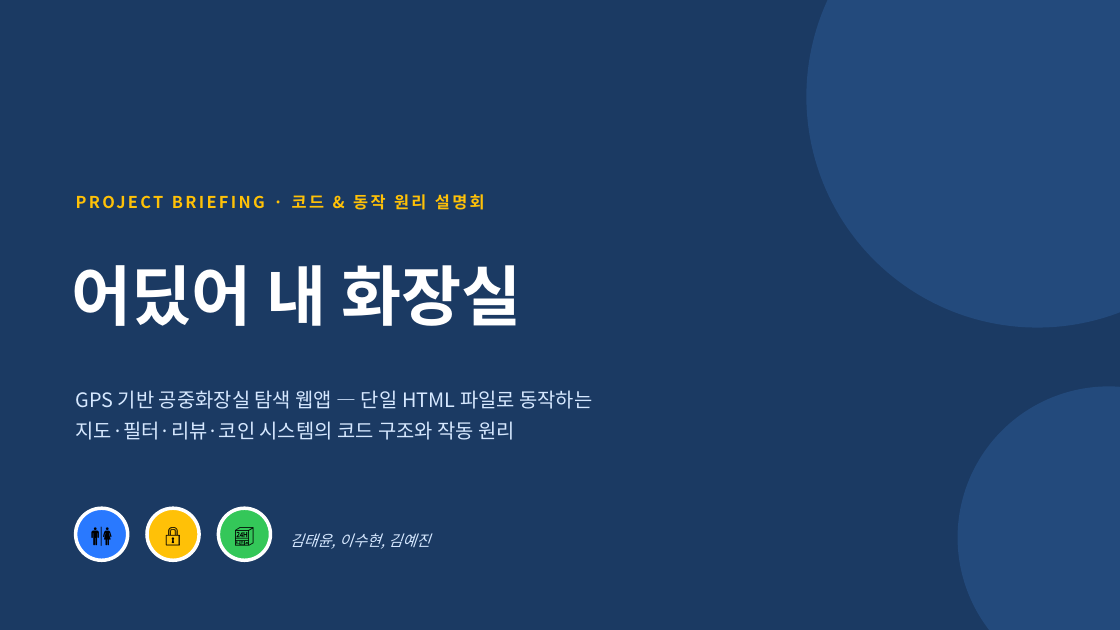
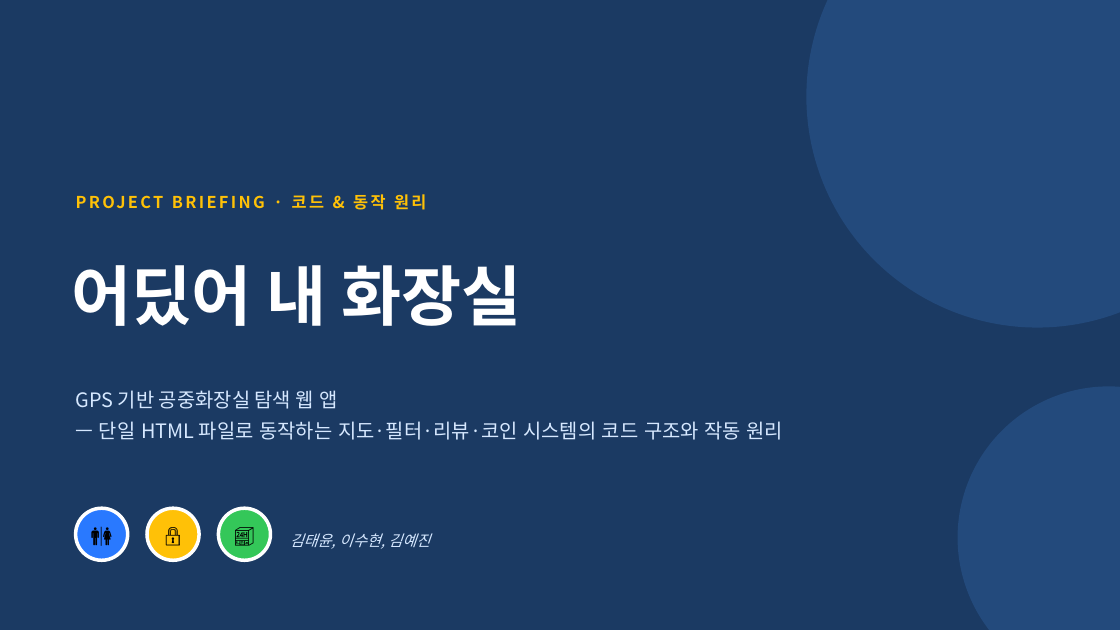
Before and after one commit to yejin2003/my-toilet-app, a slide deck: slide 1 of 어딨어_내_화장실_발표자료_최종.pptx. Drawn at 1120x630 pixels with LibreOffice and Linux fonts; fonts in the diff are those of the drawing. Boxes give left, top, right and bottom in pixels: in the first picture for what was removed or moved away, otherwise in the second. Text is boxed around its words. In the diff, an @@ line names an element or a change of style, - is before the commit and + after.

```diff
--- a/어딨어_내_화장실_발표자료_최종.pptx
+++ b/어딨어_내_화장실_발표자료_최종.pptx
@@ text at box(292, 194, 426, 210): text changed @@
-PROJECT BRIEFING · 코드 & 동작 원리 설명회
+PROJECT BRIEFING · 코드 & 동작 원리
@@ text at box(76, 390, 784, 440): spaces changed @@
-GPS 기반 공중화장실 탐색 웹앱 — 단일 HTML 파일로 동작하는
-지도·필터·리뷰·코인 시스템의 코드 구조와 작동 원리
+GPS 기반 공중화장실 탐색 웹 앱
+— 단일 HTML 파일로 동작하는 지도·필터·리뷰·코인 시스템의 코드 구조와 작동 원리
```
Also in this commit, not shown: 6 other slides changed.
